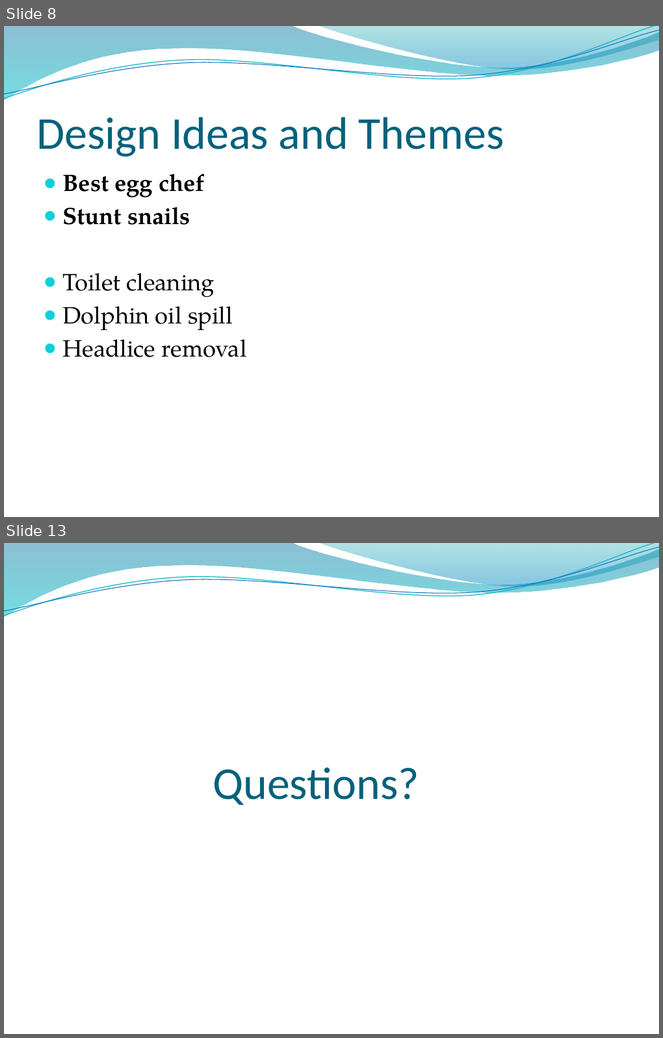
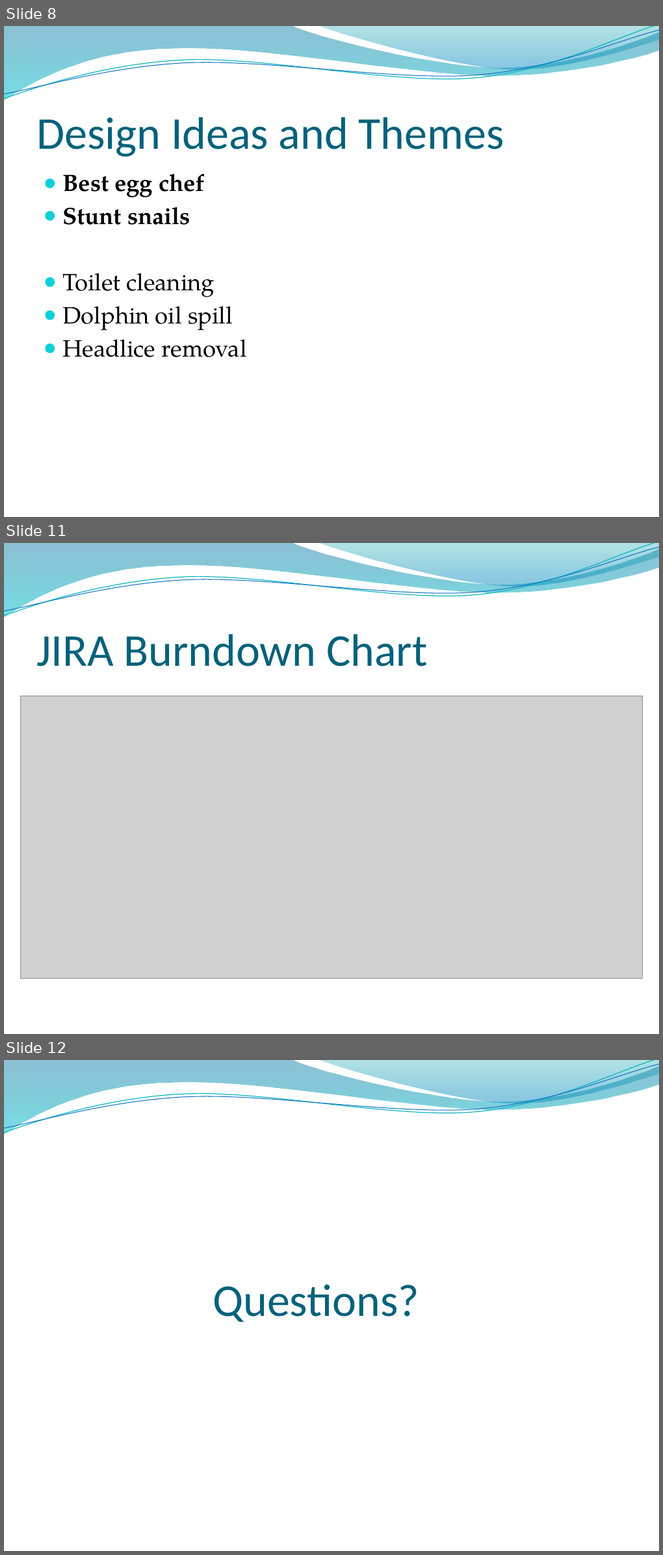
Before and after one commit to UoSGamesGroups/second-semester-s2-group-20, a slide deck: Presentations/Pitch 1 Presentation.pptx. Shown one above the other, each under a label of ours: slides 8 and 13 before the commit, slides 8, 11 and 12 after it; the slides between them are not shown. The pictures are 663x1038 and 663x1555 pixels, drawn with LibreOffice and Linux fonts; fonts in the diff are those of the drawing; grey boxes stand for pictures; background and template pictures are left out. Boxes give left, top, right and bottom in pixels: in the first picture for what was removed or moved away, otherwise in the second. Text is boxed around its words. In the diff, an @@ line names an element or a change of style, - is before the commit and + after.

```diff
--- a/Presentations/Pitch 1 Presentation.pptx
+++ b/Presentations/Pitch 1 Presentation.pptx
@@ slide 11 added at box(4, 543, 659, 1034), background picture (left out); not listed: 4 template elements that a slide beside it also shows @@
@@ title added at box(36, 634, 427, 667), 50 pt, text #04617B @@
+JIRA Burndown Chart
@@ picture added at box(20, 696, 643, 979) @@
@@ what was slide 13 is now slide 12 @@
```
Also in this commit, not shown: 7 slides changed, 2 slides removed.
